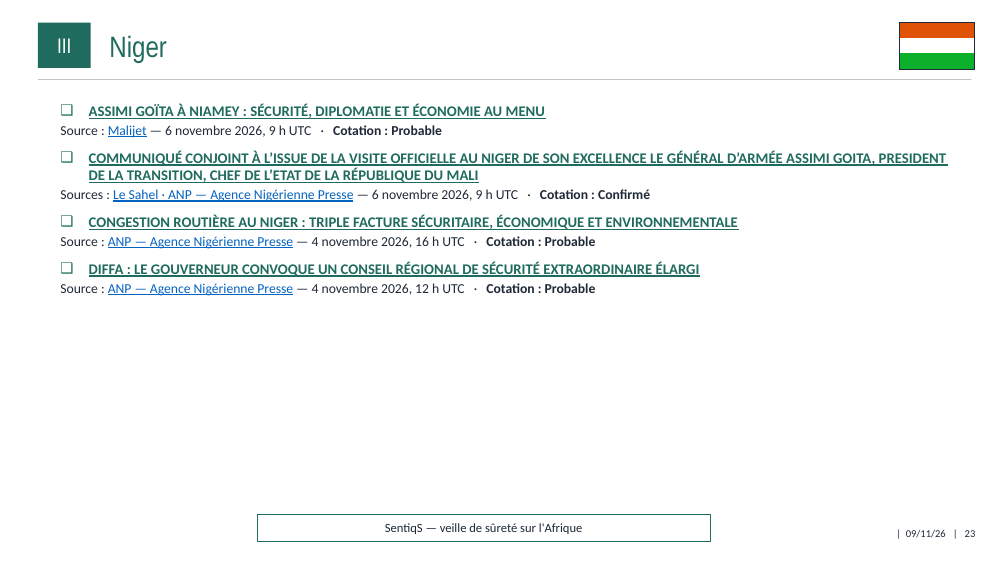
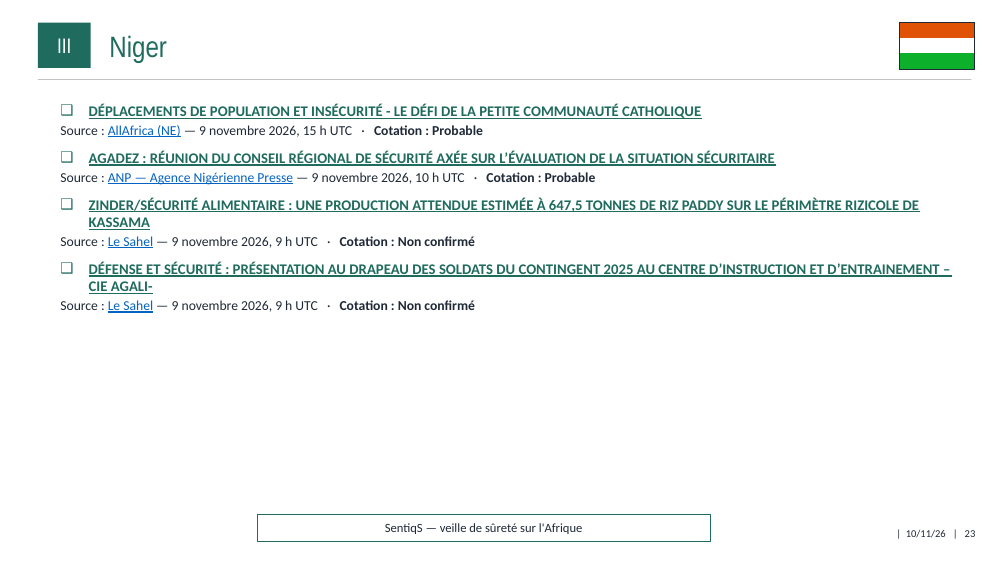
Before and after one commit to ytl1-ops/SentiqS, a slide deck: slide 23 of web/rapports/mensuel/2026-11.pptx. Drawn at 1008x567 pixels with LibreOffice and Linux fonts; fonts in the diff are those of the drawing. Boxes give left, top, right and bottom in pixels: in the first picture for what was removed or moved away, otherwise in the second. Text is boxed around its words. In the diff, an @@ line names an element or a change of style, - is before the commit and + after.

```diff
--- a/web/rapports/mensuel/2026-11.pptx
+++ b/web/rapports/mensuel/2026-11.pptx
@@ text at (60, 104, 939, 313): text changed @@
-❑ ASSIMI GOÏTA À NIAMEY : SÉCURITÉ, DIPLOMATIE ET ÉCONOMIE AU MENU
-  ▪ Source : Malijet — 6 novembre 2026, 9 h UTC · Cotation : Probable
-❑ COMMUNIQUÉ CONJOINT À L’ISSUE DE LA VISITE OFFICIELLE AU NIGER DE SON EXCELLENCE LE GÉNÉRAL D’ARMÉE ASSIMI GOITA, PRESIDENT DE LA TRANSITION, CHEF DE L’ETAT DE LA RÉPUBLIQUE DU MALI
-  ▪ Sources : Le Sahel · ANP — Agence Nigérienne Presse — 6 novembre 2026, 9 h UTC · Cotation : Confirmé
-❑ CONGESTION ROUTIÈRE AU NIGER : TRIPLE FACTURE SÉCURITAIRE, ÉCONOMIQUE ET ENVIRONNEMENTALE
-  ▪ Source : ANP — Agence Nigérienne Presse — 4 novembre 2026, 16 h UTC · Cotation : Probable
-❑ DIFFA : LE GOUVERNEUR CONVOQUE UN CONSEIL RÉGIONAL DE SÉCURITÉ EXTRAORDINAIRE ÉLARGI
-  ▪ Source : ANP — Agence Nigérienne Presse — 4 novembre 2026, 12 h UTC · Cotation : Probable
+❑ DÉPLACEMENTS DE POPULATION ET INSÉCURITÉ - LE DÉFI DE LA PETITE COMMUNAUTÉ CATHOLIQUE
+  ▪ Source : AllAfrica (NE) — 9 novembre 2026, 15 h UTC · Cotation : Probable
+❑ AGADEZ : RÉUNION DU CONSEIL RÉGIONAL DE SÉCURITÉ AXÉE SUR L’ÉVALUATION DE LA SITUATION SÉCURITAIRE
+  ▪ Source : ANP — Agence Nigérienne Presse — 9 novembre 2026, 10 h UTC · Cotation : Probable
+❑ ZINDER/SÉCURITÉ ALIMENTAIRE : UNE PRODUCTION ATTENDUE ESTIMÉE À 647,5 TONNES DE RIZ PADDY SUR LE PÉRIMÈTRE RIZICOLE DE KASSAMA
+  ▪ Source : Le Sahel — 9 novembre 2026, 9 h UTC · Cotation : Non confirmé
+❑ DÉFENSE ET SÉCURITÉ : PRÉSENTATION AU DRAPEAU DES SOLDATS DU CONTINGENT 2025 AU CENTRE D’INSTRUCTION ET D’ENTRAINEMENT – CIE AGALI-
+  ▪ Source : Le Sahel — 9 novembre 2026, 9 h UTC · Cotation : Non confirmé
@@ text at (906, 530, 976, 538): text changed @@
-| 09/11/26 | 23
+| 10/11/26 | 23
```
Also in this commit, not shown: 39 other slides changed, 1 slide added, 1 slide removed, 9 other files.
